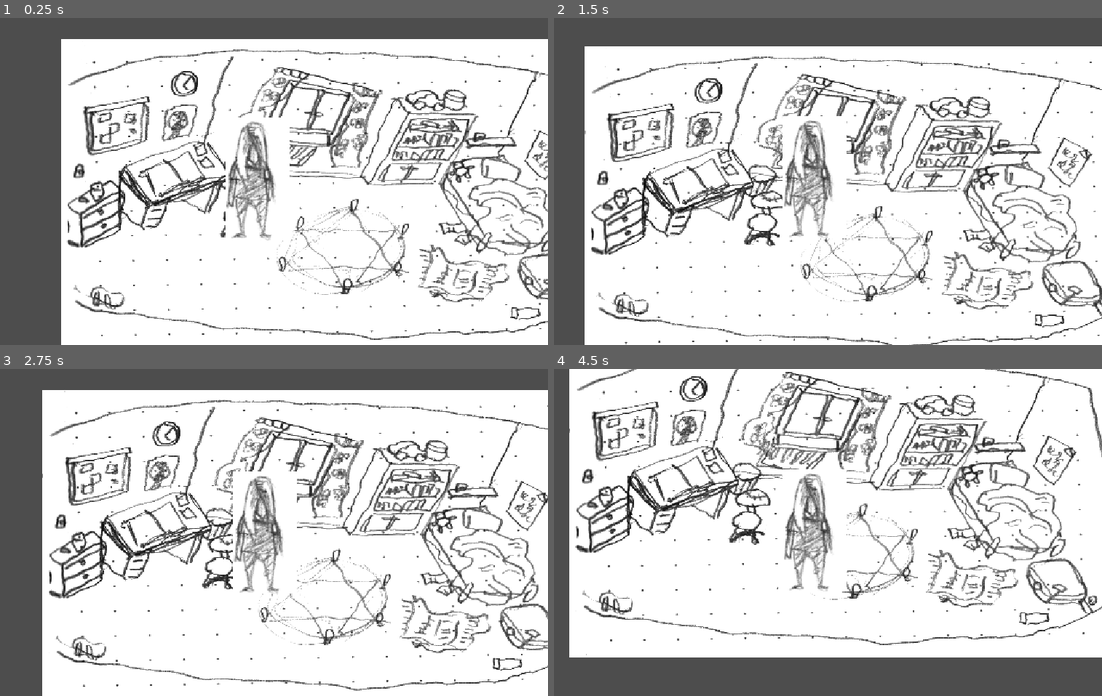
Above: before the commit, frames 1-4 (two rows, left to right).
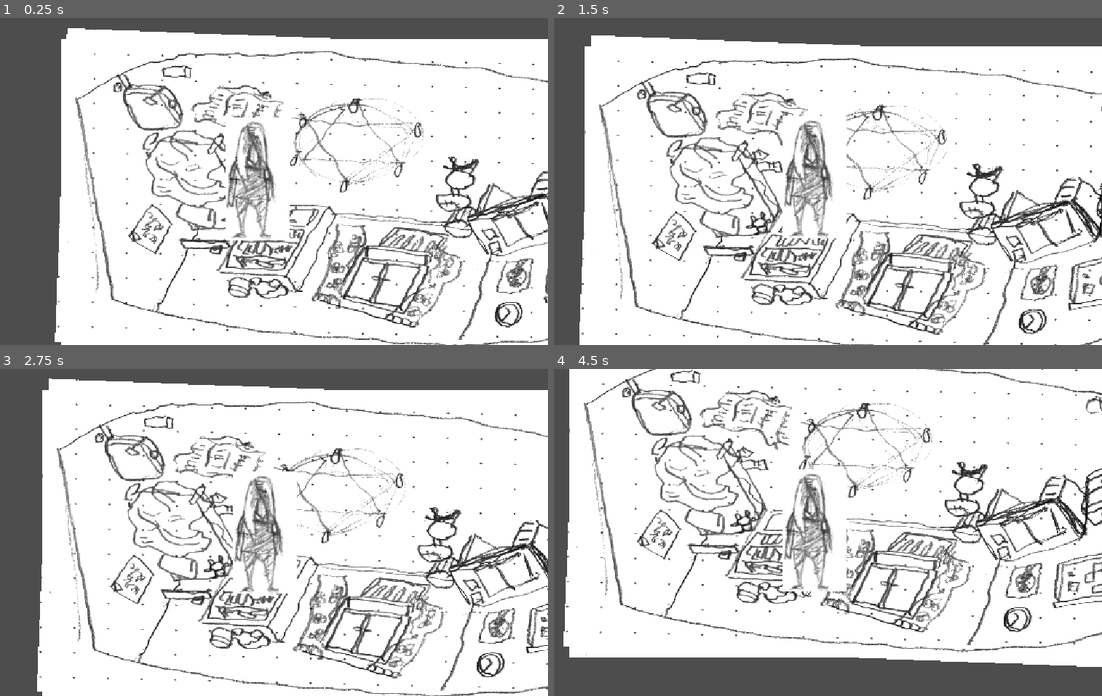
Above: after the commit, the same moments.

Repository: nallemi/manaaja
Game: Godot game, scene res://world.tscn
Same seed, same stepped clock (60 frames per second), same inputs: the game is played once before the commit and once after it.
Inputs (mouse positions are in pixels of both pictures, inside the frame that each line leads up to):
- Up to frame 1 (0.25 s): no input
- Up to frame 2 (1.5 s): tap Enter at 0.5 s; move the mouse to (965, 145) at 0.52 s; click (965, 145) at 0.67 s; move the mouse to (712, 184) at 1.27 s; click (712, 184) at 1.42 s
- Up to frame 3 (2.75 s): move the mouse to (531, 637) at 2.02 s; click (531, 637) at 2.17 s
- Up to frame 4 (4.5 s): move the mouse to (784, 597) at 2.77 s; click (784, 597) at 2.92 s; move the mouse to (986, 581) at 3.52 s; click (986, 581) at 3.67 s; move the mouse to (636, 483) at 4.27 s; click (636, 483) at 4.42 s

The runs differ from the first frame. In frame 1, 23% of the frame differs, in the area x 9-100%, y 3-100%; in frame 2, 24%; in frame 3, 24%; in frame 4, 24%, in the area x 1-100%, y 0-92%.

Commit message:
v 0.021 room overhaul start

Diff:
--- /dev/null
+++ b/manaaja/door.gd
@@ -0,0 +1,4 @@
+extends Interactable
+
+@export var target_room: PackedScene
+@export var target_door: String
--- /dev/null
+++ b/manaaja/door.tscn
@@ -0,0 +1,7 @@
+[gd_scene format=3 uid="uid://8lrrcfqgnxx6"]
+
+[ext_resource type="PackedScene" uid="uid://d3xsr4sx3dtko" path="res://interactable.tscn" id="1_ba8gm"]
+[ext_resource type="Script" uid="uid://dit5gqjr66ea" path="res://door.gd" id="2_v6xrn"]
+
+[node name="Door" unique_id=396894312 instance=ExtResource("1_ba8gm")]
+script = ExtResource("2_v6xrn")
--- a/manaaja/interactable.gd
+++ b/manaaja/interactable.gd
@@ -1,3 +1,4 @@
+class_name Interactable
 extends Area2D
 
 signal interacted
@@ -11,5 +12,5 @@
 	print(self.name)
 
 
-func _on_interacted() -> void:
-	pass # Replace with function body.
+func _on_interacted(target) -> void:
+	print(target.name)
--- a/manaaja/room.tscn
+++ b/manaaja/room.tscn
@@ -3,6 +3,7 @@
 [ext_resource type="Script" uid="uid://ddms6voyokcfp" path="res://room.gd" id="1_4o3f6"]
 [ext_resource type="Texture2D" uid="uid://d1dm4kx5lux1f" path="res://assets/tausta.png" id="2_v5vuv"]
 [ext_resource type="PackedScene" uid="uid://d3xsr4sx3dtko" path="res://interactable.tscn" id="3_ka7wq"]
+[ext_resource type="PackedScene" uid="uid://8lrrcfqgnxx6" path="res://door.tscn" id="4_v5vuv"]
 
 [sub_resource type="RectangleShape2D" id="RectangleShape2D_aqk2v"]
 size = Vector2(172, 169)
@@ -52,6 +53,15 @@
 [node name="CollisionShape2D" parent="Pizza" index="2" unique_id=221464734]
 position = Vector2(-7, -51)
 
+[node name="Door 0" parent="." unique_id=139909584 instance=ExtResource("4_v5vuv")]
+position = Vector2(36, 507)
+target_room = null
+target_door = ""
+
+[node name="Marker2D" parent="Door 0" index="1" unique_id=250598033]
+position = Vector2(63, -30)
+
 [editable path="Bookshelf"]
 [editable path="Table"]
 [editable path="Pizza"]
+[editable path="Door 0"]
--- a/manaaja/world.tscn
+++ b/manaaja/world.tscn
@@ -27,4 +27,15 @@
 z_index = 2
 position = Vector2(393, 293)
 
-[node name="Room" parent="." unique_id=299629110 instance=ExtResource("4_aqk2v")]
+[node name="Player_room" parent="." unique_id=299629110 instance=ExtResource("4_aqk2v")]
+
+[node name="Hallway" parent="." unique_id=1787773271 instance=ExtResource("4_aqk2v")]
+
+[node name="Sprite2D" parent="Hallway/background" parent_id_path=PackedInt32Array(1787773271, 202743860) index="0" unique_id=1056987381]
+rotation = -3.1031954
+
+[editable path="Hallway"]
+[editable path="Hallway/Bookshelf"]
+[editable path="Hallway/Table"]
+[editable path="Hallway/Pizza"]
+[editable path="Hallway/Door 0"]
Not shown, added: manaaja/door.gd.uid
